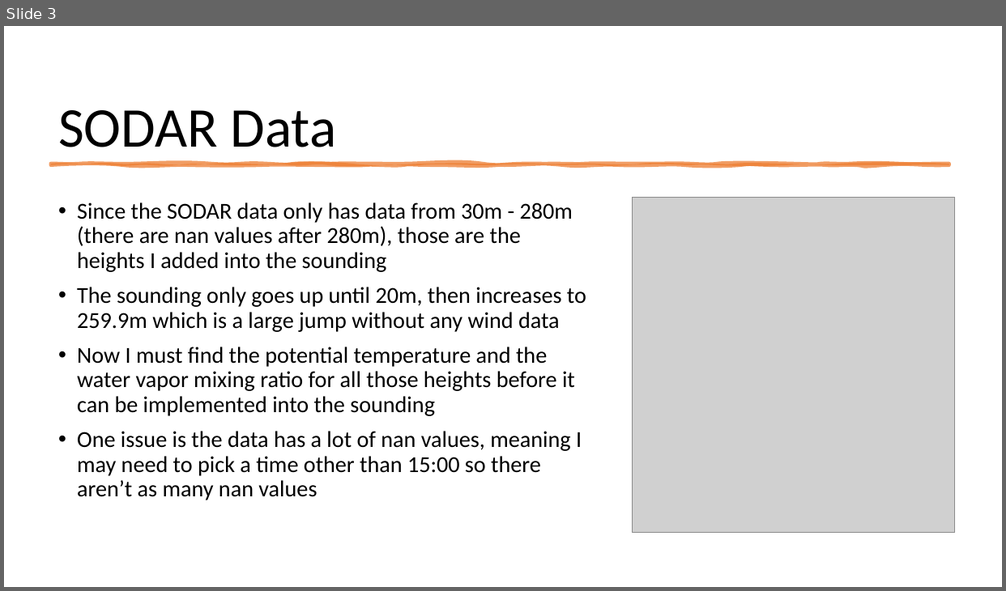
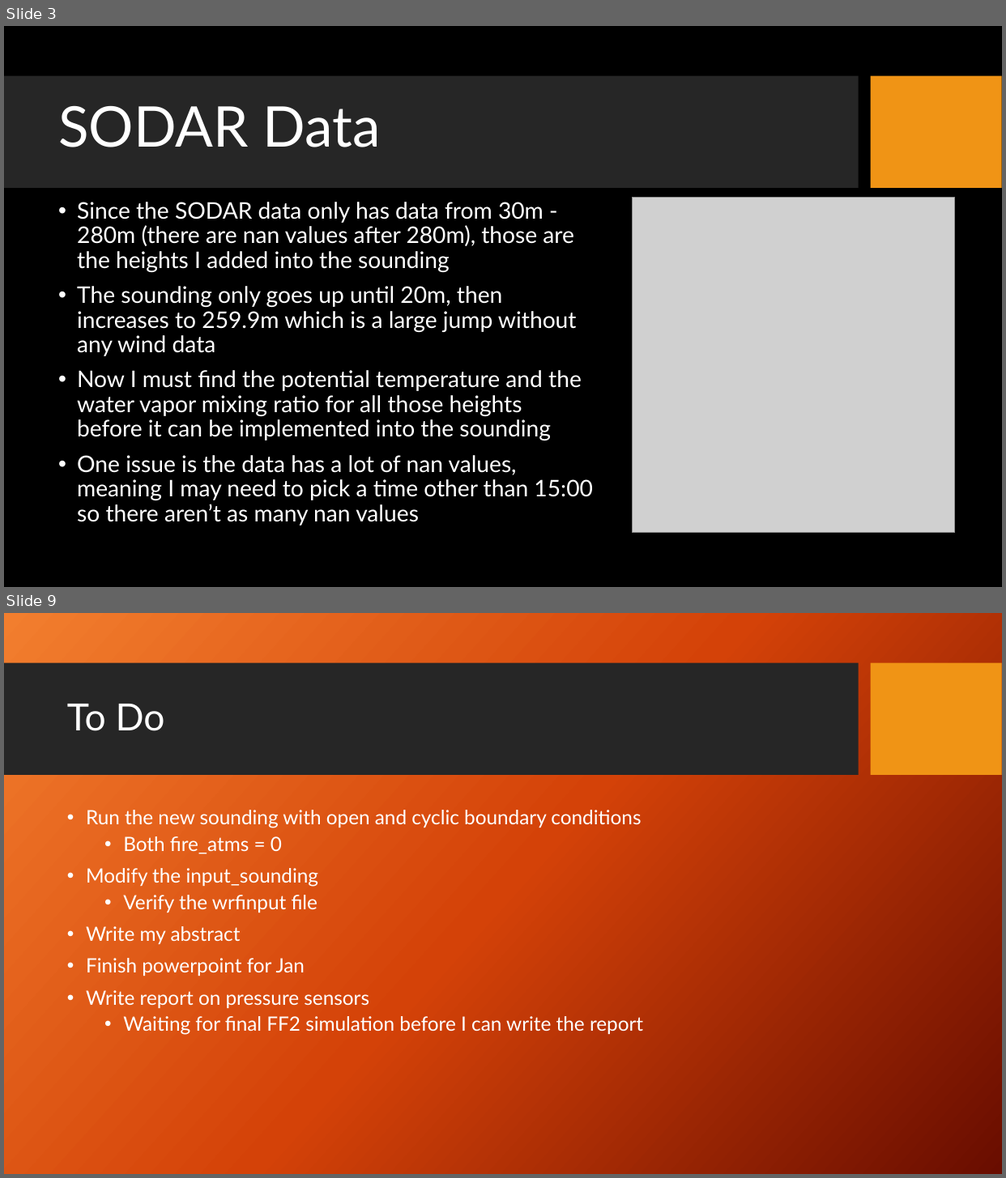
Before and after one commit to Jeremy-Benik/Meeting_Notes, a slide deck: 08192022_Presentation.pptx. Shown one above the other, each under a label of ours: slide 3 before the commit, slides 3 and 9 after it; the slides between them are not shown. The pictures are 1006x591 and 1006x1178 pixels, drawn with LibreOffice and Linux fonts; fonts in the diff are those of the drawing; grey boxes stand for pictures; background and template pictures are left out. Boxes give left, top, right and bottom in pixels: in the first picture for what was removed or moved away, otherwise in the second. Text is boxed around its words. In the diff, an @@ line names an element or a change of style, - is before the commit and + after.

Commit message:
Adding new powerpoints

```diff
--- a/08192022_Presentation.pptx
+++ b/08192022_Presentation.pptx
@@ slide 9 added at (x1=4, y1=613, x2=1002, y2=1174), background picture (left out); not listed: 2 template elements that a slide beside it also shows @@
@@ title added at (x1=67, y1=704, x2=165, y2=731), 36 pt, text #FFFFFF @@
+To Do
@@ text added at (x1=86, y1=810, x2=643, y2=1035), 19 pt, text #FFFFFF @@
+• Run the new sounding with open and cyclic boundary conditions
+  • Both fire_atms = 0
+• Modify the input_sounding
+  • Verify the wrfinput file
+• Write my abstract
+• Finish powerpoint for Jan
+• Write report on pressure sensors
+  • Waiting for final FF2 simulation before I can write the report
@@ slide 3 changed as well @@
@@ background #FFFFFF to picture (left out) @@
@@ title "SODAR Data" at (x1=58, y1=106, x2=380, y2=148): font Calibri to Lato, text colour #000000 to #FFFFFF @@
@@ rectangle added at (x1=4, y1=76, x2=859, y2=189), fill #262626 @@
@@ rectangle added at (x1=871, y1=76, x2=1002, y2=189), fill #F09415 @@
@@ freeform shape removed at (x1=51, y1=164, x2=949, y2=165) @@
@@ text "Since the SODAR data only ..." at (x1=77, y1=202, x2=592, y2=526): font Calibri to Lato, text colour #000000 to #FFFFFF @@
```
Also in this commit, not shown: 4 other slides changed, 3 other slides added, 1 other file.
